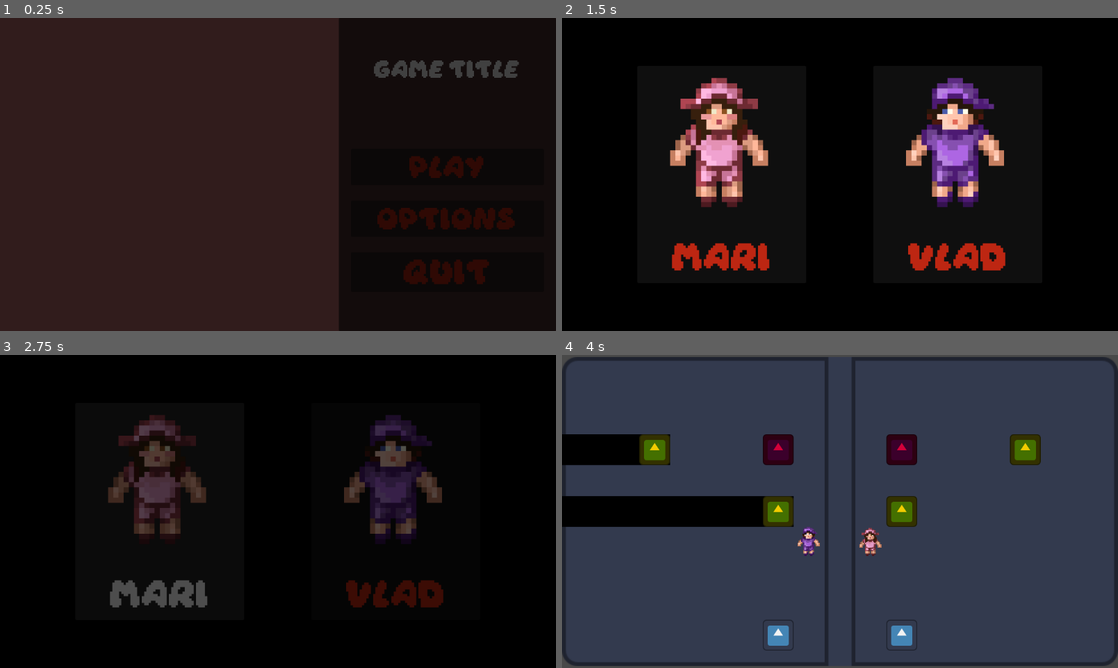
Above: before the commit, frames 1-4 (two rows, left to right).
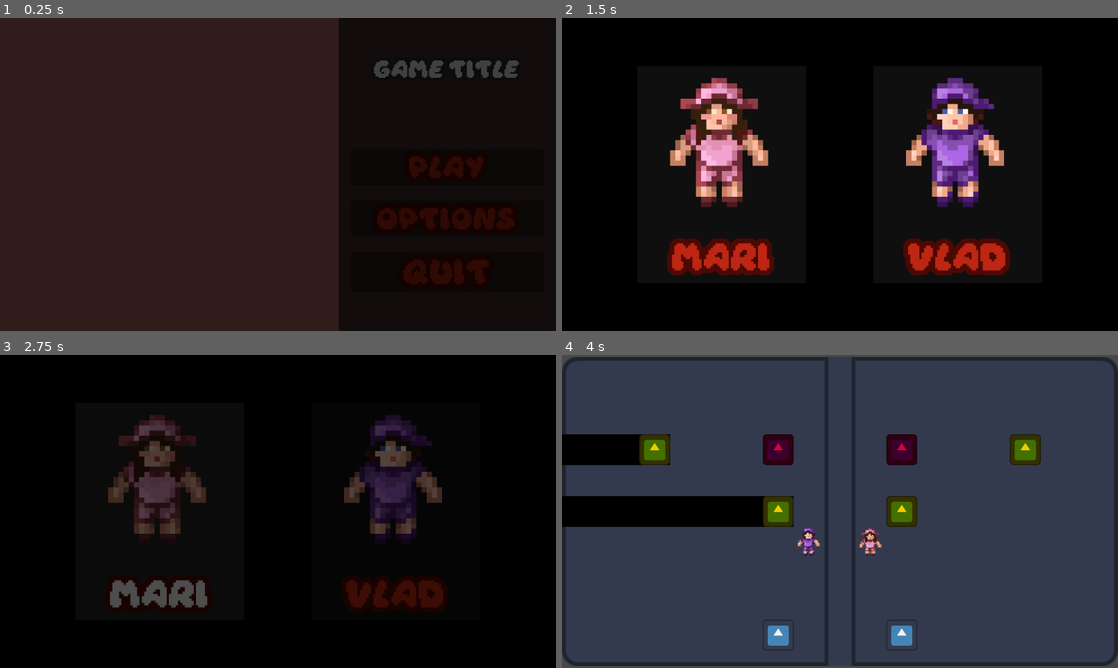
Above: after the commit, the same moments.

Repository: Vlad-935/Reflective-Trust
Game: Godot game, scene res://scenes/root.tscn
Same seed, same stepped clock (60 frames per second), same inputs: the game is played once before the commit and once after it. The engine's default icon, where the game draws it, is replaced by a stand-in: a white triangle on a blue panel in a dark square.
Inputs:
- Up to frame 1 (0.25 s): no input
- Up to frame 2 (1.5 s): click "Play" at 0.5 s; click "Play" at 1.25 s
- Up to frame 3 (2.75 s): click "Mari" at 2 s
- Up to frame 4 (4 s): hold D (move right) 2.78-3.53 s; hold S (move down) from 3.53 s (still down)

The runs differ from the first frame. In frame 2, 2.2% of the frame differs, in the area x 18-81%, y 70-83%; in frame 3, less than 0.1%; in frame 4, nothing differs.

Commit message:
Added outline text

Diff:
--- a/reflective-trust/assests/font/game_theme.tres
+++ b/reflective-trust/assests/font/game_theme.tres
@@ -16,12 +16,16 @@
 
 [resource]
 Button/colors/font_color = Color(0.7411765, 0.14901961, 0.07058824, 1)
+Button/colors/font_outline_color = Color(0.29538032, 0.03492544, 0.010899505, 1)
+Button/constants/outline_size = 40
 Button/font_sizes/font_size = 50
 Button/fonts/font = ExtResource("1_t7obm")
 HBoxContainer/constants/separation = 32
 HSlider/styles/grabber_area = SubResource("StyleBoxLine_nmtsy")
 HSlider/styles/grabber_area_highlight = SubResource("StyleBoxLine_5i3rh")
 HSlider/styles/slider = SubResource("StyleBoxLine_lu702")
+Label/colors/font_outline_color = Color(0.16874999, 0.16874999, 0.16874999, 1)
+Label/constants/outline_size = 25
 Label/font_sizes/font_size = 32
 Label/fonts/font = ExtResource("1_t7obm")
 OptionButton/font_sizes/font_size = 16
